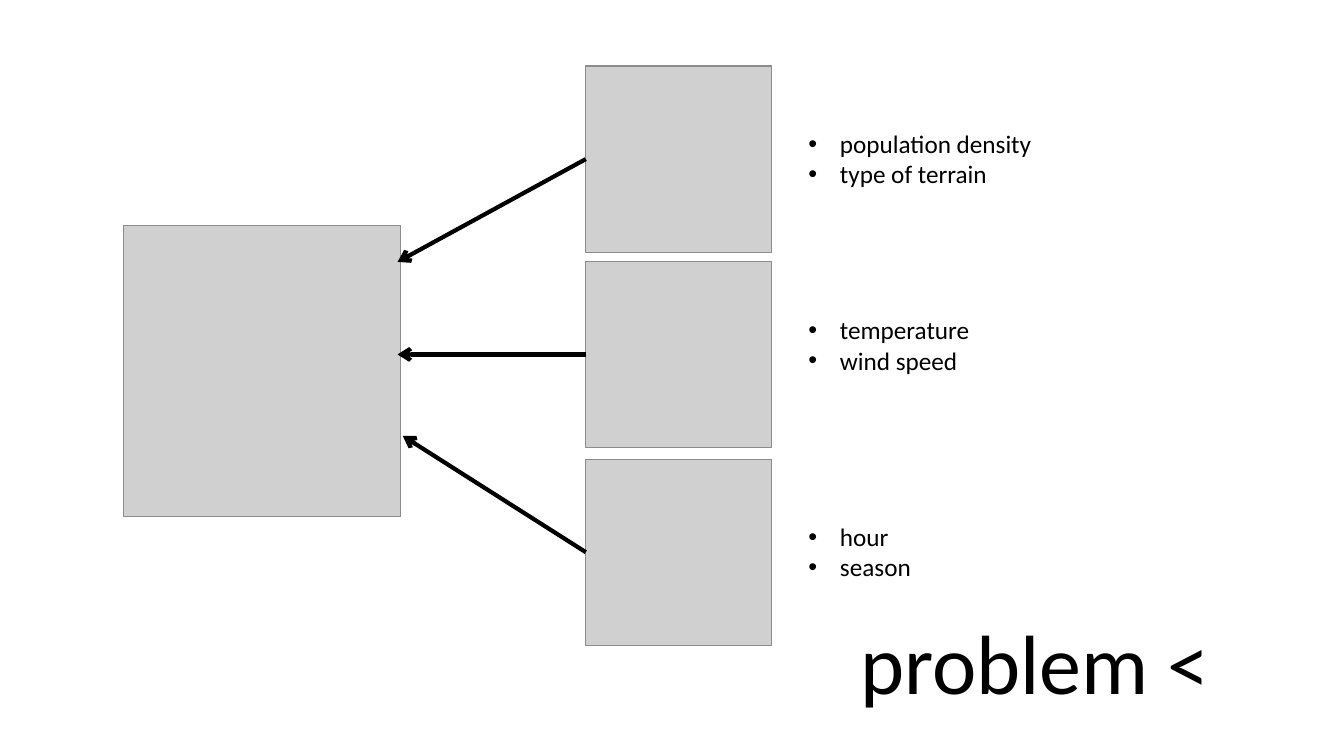
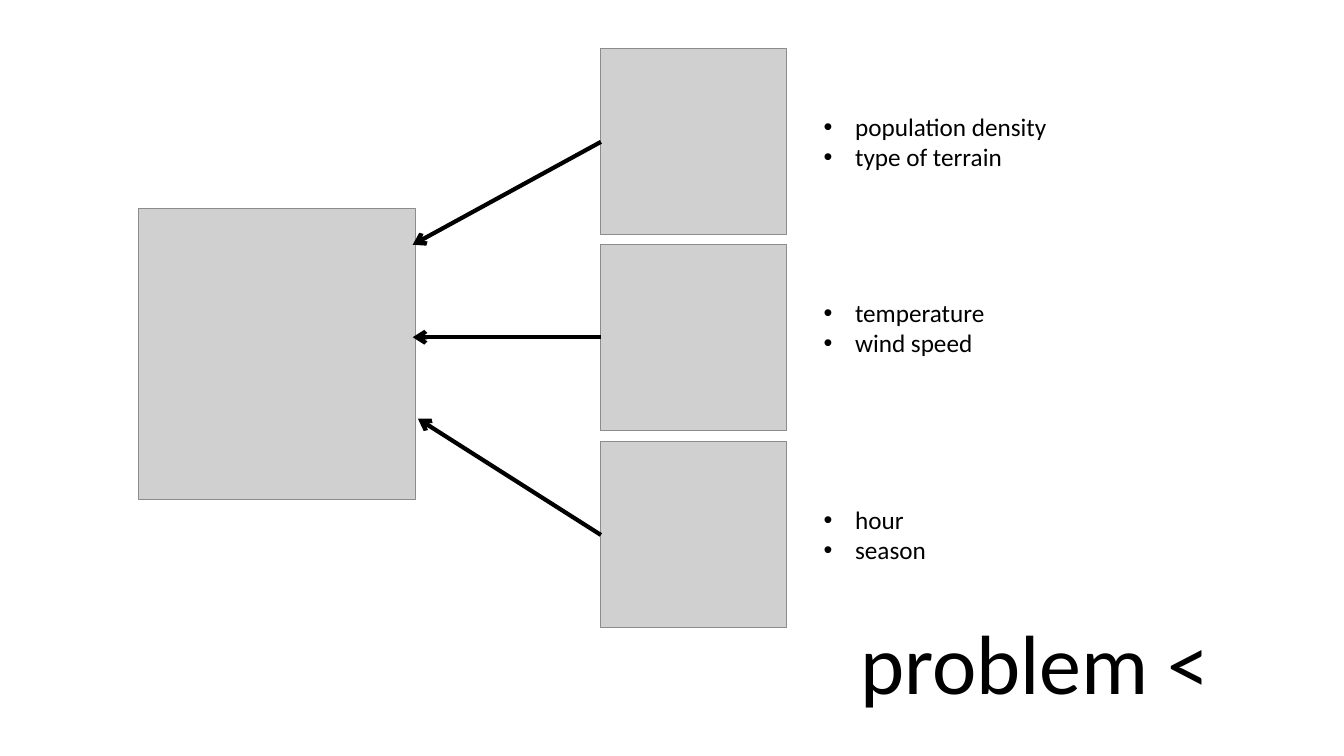
Before and after one commit to ranieri-unimi/spawn-em-all, a slide deck: slide 2 of presentation.pptx. Drawn at 1344x756 pixels with LibreOffice and Linux fonts; fonts in the diff are those of the drawing; grey boxes stand for pictures. Boxes give left, top, right and bottom in pixels: in the first picture for what was removed or moved away, otherwise in the second. Text is boxed around its words. In the diff, an @@ line names an element or a change of style, - is before the commit and + after.

```diff
--- a/presentation.pptx
+++ b/presentation.pptx
@@ 3 pictures, 2 arrows, 1 text moved together from (x1=123, y1=159, x2=911, y2=645) to (x1=138, y1=142, x2=926, y2=628) @@
@@ 2 texts, 1 picture, 1 arrow moved together from (x1=403, y1=67, x2=1031, y2=553) to (x1=418, y1=48, x2=1046, y2=535) @@
```
Also in this commit, not shown: 5 other slides changed, 2 other files.
